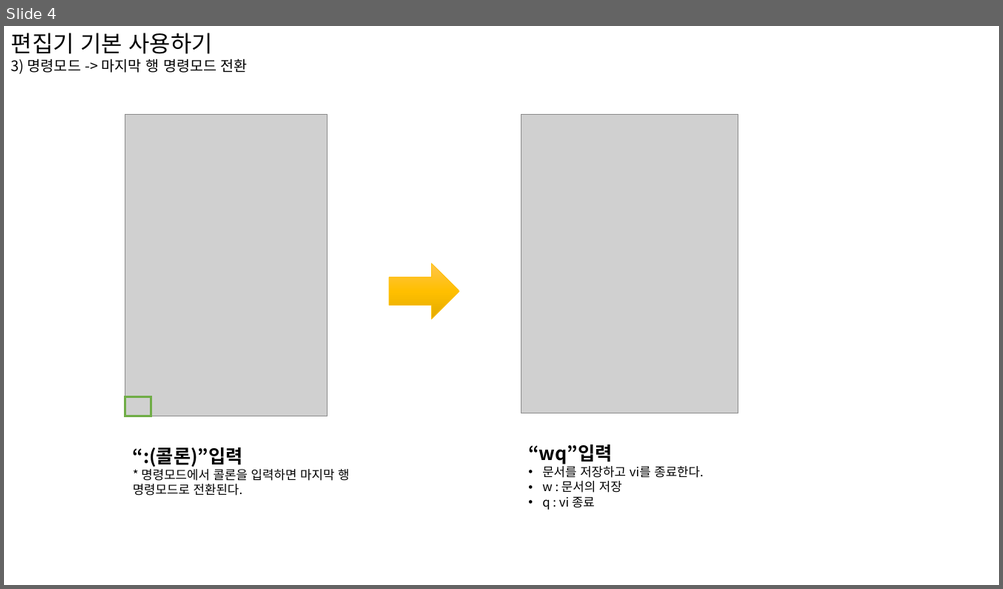
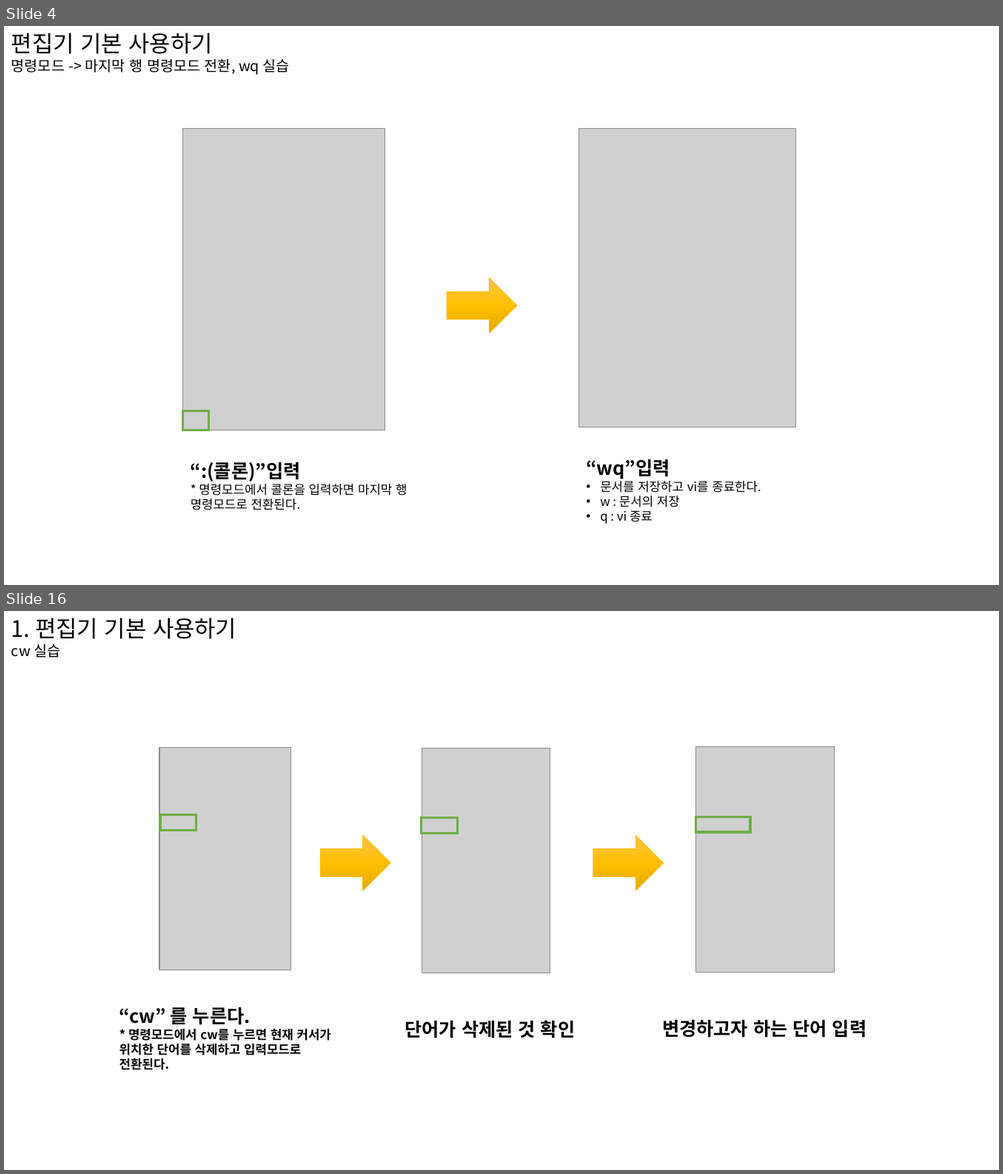
Before and after one commit to limmiseon/Linux, a slide deck: 리눅스 6강.pptx. Shown one above the other, each under a label of ours: slide 4 before the commit, slides 4 and 16 after it; the slides between them are not shown. The pictures are 1003x589 and 1003x1174 pixels, drawn with LibreOffice and Linux fonts; fonts in the diff are those of the drawing; grey boxes stand for pictures. Boxes give left, top, right and bottom in pixels: in the first picture for what was removed or moved away, otherwise in the second. Text is boxed around its words. In the diff, an @@ line names an element or a change of style, - is before the commit and + after.

```diff
--- a/리눅스 6강.pptx
+++ b/리눅스 6강.pptx
@@ slide 16 added at box(4, 611, 999, 1170), background #FFFFFF @@
@@ text added at box(11, 618, 236, 658), 22 pt, text #000000 @@
+1. 편집기 기본 사용하기
+cw 실습
@@ picture added at box(159, 748, 290, 971) @@
@@ picture added at box(422, 749, 550, 974) @@
@@ picture added at box(696, 748, 834, 973) @@
@@ rectangle added at box(160, 815, 196, 830), outline #70AD47 2.25 pt @@
@@ rectangle added at box(421, 817, 457, 833), outline #70AD47 2.25 pt @@
@@ rectangle added at box(696, 817, 750, 832), outline #70AD47 2.25 pt @@
@@ right arrow added at box(320, 835, 390, 891), fill gradient #FFC64B to #FFC000 to #E3AB00, outline #FFC000 0.5 pt @@
@@ right arrow added at box(593, 835, 663, 891), fill gradient #FFC64B to #FFC000 to #E3AB00, outline #FFC000 0.5 pt @@
@@ text added at box(119, 1004, 331, 1071), 12 pt, text #000000, bold @@
+“cw” 를 누른다.
+* 명령모드에서 cw를 누르면 현재 커서가 위치한 단어를 삭제하고 입력모드로 전환된다.
@@ text added at box(405, 1020, 575, 1039), 18 pt, text #000000, bold @@
+단어가 삭제된 것 확인
@@ text added at box(662, 1020, 866, 1038), 18 pt, text #000000, bold @@
+변경하고자 하는 단어 입력
@@ slide 4 changed as well @@
@@ text at box(11, 59, 289, 75): text changed @@
-3) 명령모드 -> 마지막 행 명령모드 전환
+명령모드 -> 마지막 행 명령모드 전환, wq 실습
@@ picture: place and size @@
-picture at box(521, 114, 738, 413)
+picture at box(578, 129, 796, 428)
@@ right arrow at box(447, 278, 517, 333): proportions changed @@
@@ 1 picture, 1 text, 1 right arrow, 1 rectangle: place and size @@
-1 picture, 1 text, 1 right arrow, 1 rectangle at box(125, 114, 459, 496)
+1 picture, 1 text, 1 right arrow, 1 rectangle at box(183, 129, 517, 511)
@@ text "“wq”입력": place and size @@
-text "“wq”입력" at box(528, 445, 703, 510)
+text "“wq”입력" at box(586, 460, 761, 524)
```
Also in this commit, not shown: 3 other slides changed, 34 other slides added, 22 slides removed.
